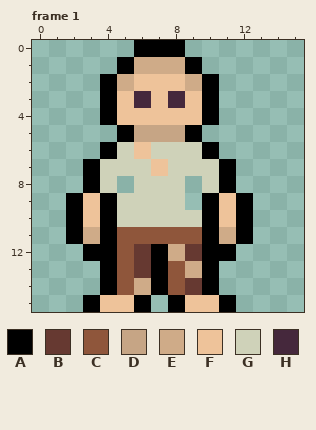
Two versions of one pixel-art file, resources/gfx/players/player.protagonist/human/Human-Down.aseprite. This is how it looked before the edit.
16x16 pixels, 4 frames. Colours within 5 levels of each other are drawn and written as one. Shown: frame 1. The commit also changed other frames, which this record leaves out.
Palette (. is transparent): A #000000  B #663931  C #8f563b  D #c6a585  E #cfab88  F #eec39a  G #cfd2b9  H #45283c
Pixels before, frame 1, first column x 2:
 0 ....AAA....
 1 ...AEEEA...
 2 ..AEFFFEA..
 3 ..AFHFHFA..
 4 ..AFFFFFA..
 5 ...ADDDA...
 6 ..AGFGGGA..
 7 .AGGGFGGGA.
 8 .AG.GGG.GA.
 9 AFAGGGG.AFA
10 AFAGGGGGAFA
11 AEACCCCCAEA
12 .AACBAEBAA.
13 ..ACBACEA..
14 ..ACEACBA..
15 .AFFA.AFFA.
After the commit:
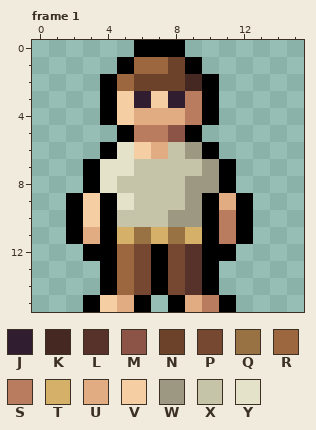
Colours new in this view: J #301e30  K #462822  L #56322a  M #8c5446  N #6c422a  P #764832  Q #987242  R #9c663e  S #ba7c5e  T #d4b068  U #e2ac82  V #f6cea4  W #9c9882  X #c6c4a8  Y #e4e2c8
Change:
Changed rows in their new state; - is an unchanged pixel.
Frame 1:
first column x 3:
 1 ---RRN---
 2 --RNNNK--
 3 --VJVJS--
 4 --VUUUS--
 5 ---SSM---
 6 --YVUXW--
 7 -YYXXXXW-
 8 -YXXXXWW-
 9 V-YXXXW-U
10 V-XXXWW-S
11 U-TQTQT-S
12 --RP-PL--
13 --RP-PL--
14 --RP-PL--
15 -VU---US-
Where, in picture pixels (left, top, right, bottom), the same in both pictures:
changed: (83, 57, 236, 312)
